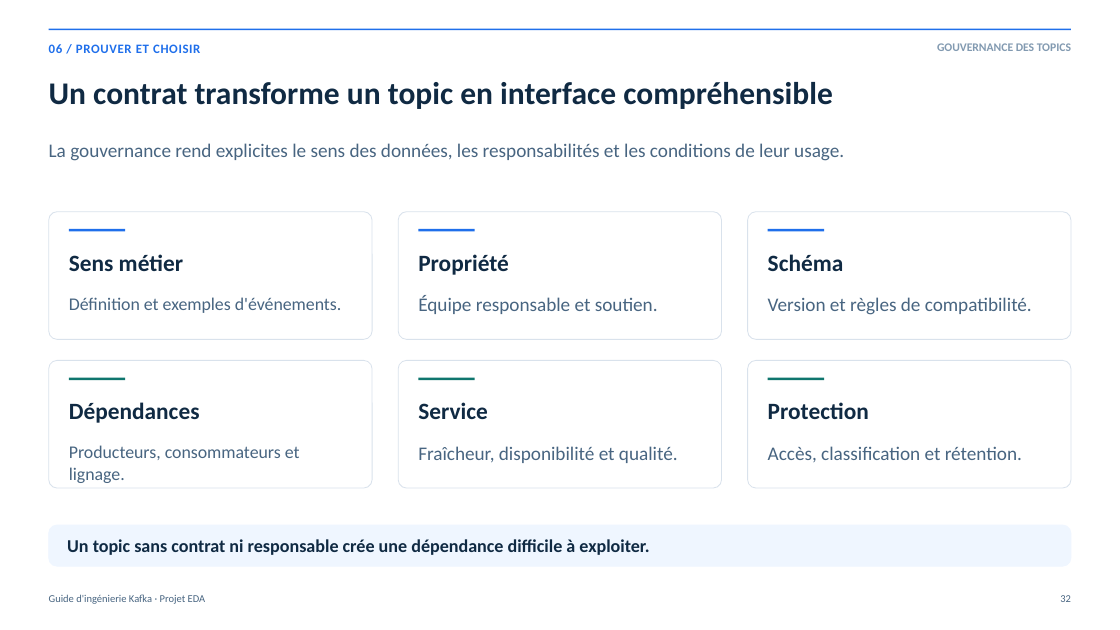
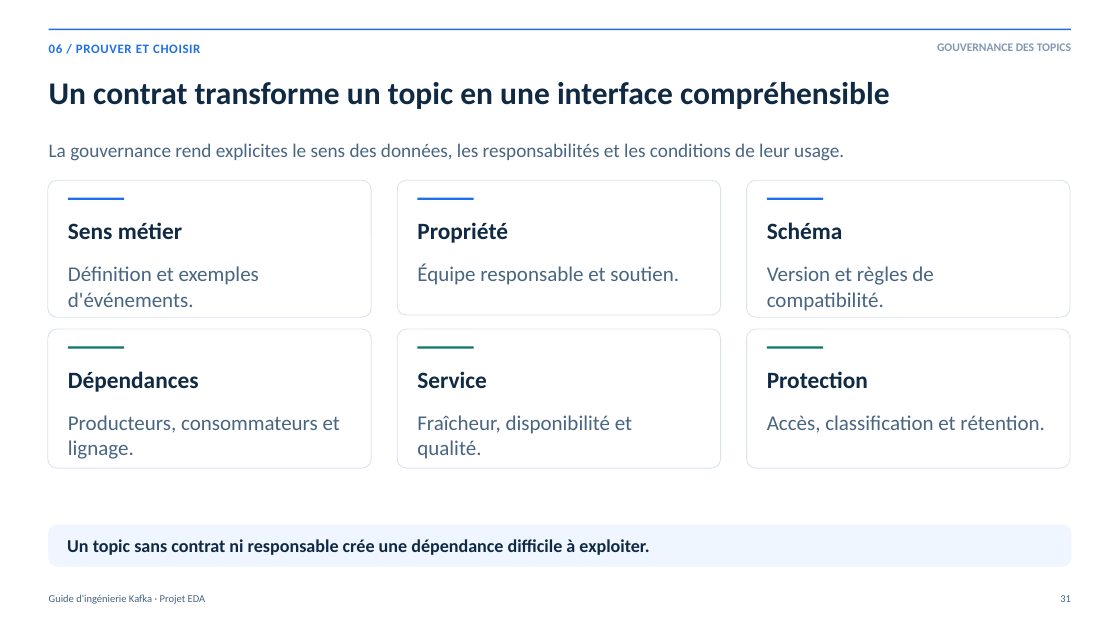
Before and after one commit to rdemers/org-rd-fullstack-springboot-eda, a slide deck: slide 31 of doc/presentation/org-rd-fullstack-springboot-eda-fr.pptx (slide 32 before the commit). Drawn at 1120x630 pixels with LibreOffice and Linux fonts; fonts in the diff are those of the drawing. Boxes give left, top, right and bottom in pixels: in the first picture for what was removed or moved away, otherwise in the second. Text is boxed around its words. In the diff, an @@ line names an element or a change of style, - is before the commit and + after.

```diff
--- a/doc/presentation/org-rd-fullstack-springboot-eda-fr.pptx
+++ b/doc/presentation/org-rd-fullstack-springboot-eda-fr.pptx
@@ text at <box>49,82,890,109</box>: text changed @@
-Un contrat transforme un topic en interface compréhensible
+Un contrat transforme un topic en une interface compréhensible
@@ rounded rectangle: place and size @@
-rounded rectangle at <box>49,212,372,339</box>
+rounded rectangle at <box>48,181,371,318</box>
@@ rounded rectangle: place and size @@
-rounded rectangle at <box>398,212,722,339</box>
+rounded rectangle at <box>397,181,721,315</box>
@@ rounded rectangle: place and size @@
-rounded rectangle at <box>748,212,1071,339</box>
+rounded rectangle at <box>747,181,1070,318</box>
@@ text "Définition et exemples d'événements.": place and size @@
-text "Définition et exemples d'événements." at <box>69,297,342,313</box>
+text "Définition et exemples d'événements." at <box>68,266,259,307</box>
@@ text "Définition et exemples d'événements." at <box>68,266,259,307</box>: size 15.3 to 18 pt @@
@@ size 16.5 to 18 pt in 4 elements at <box>767,266,933,311</box>, <box>417,415,632,459</box>, <box>767,415,1045,433</box>, <box>417,264,679,285</box> @@
@@ text "Équipe responsable et soutien.": place and size @@
-text "Équipe responsable et soutien." at <box>418,295,658,314</box>
+text "Équipe responsable et soutien." at <box>417,264,679,285</box>
@@ text "Version et règles de compatibilité.": place and size @@
-text "Version et règles de compatibilité." at <box>768,297,1032,315</box>
+text "Version et règles de compatibilité." at <box>767,266,933,311</box>
@@ rounded rectangle: place and size @@
-rounded rectangle at <box>49,360,372,488</box>
+rounded rectangle at <box>48,329,371,469</box>
@@ rounded rectangle: place and size @@
-rounded rectangle at <box>398,360,722,488</box>
+rounded rectangle at <box>397,329,721,469</box>
@@ rounded rectangle: place and size @@
-rounded rectangle at <box>748,360,1071,488</box>
+rounded rectangle at <box>747,329,1070,469</box>
@@ 6 texts, 6 lines: place and size @@
-6 texts, 6 lines at <box>69,230,869,423</box>
+6 texts, 6 lines at <box>68,199,868,392</box>
@@ text "Producteurs, consommateurs et lignage." at <box>68,415,340,459</box>: size 15.3 to 18 pt @@
@@ text "Producteurs, consommateurs et lignage.": place and size @@
-text "Producteurs, consommateurs et lignage." at <box>69,445,300,483</box>
+text "Producteurs, consommateurs et lignage." at <box>68,415,340,459</box>
@@ text "Fraîcheur, disponibilité et qualité.": place and size @@
-text "Fraîcheur, disponibilité et qualité." at <box>418,446,678,463</box>
+text "Fraîcheur, disponibilité et qualité." at <box>417,415,632,459</box>
@@ text "Accès, classification et rétention.": place and size @@
-text "Accès, classification et rétention." at <box>768,446,1022,462</box>
+text "Accès, classification et rétention." at <box>767,415,1045,433</box>
```
Also in this commit, not shown: 35 other slides changed, 1 slide added, 3 slides removed, 7 other files.
